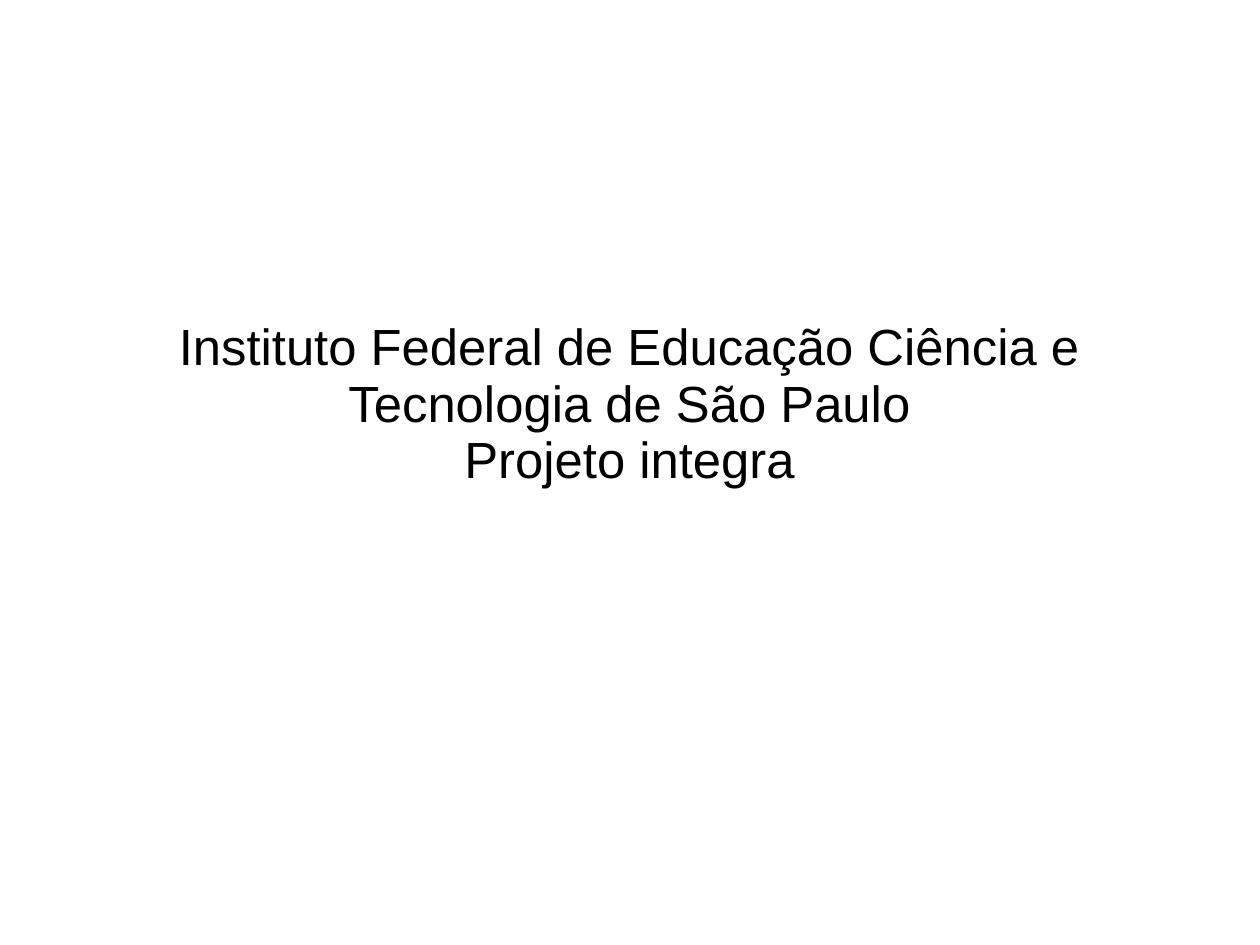
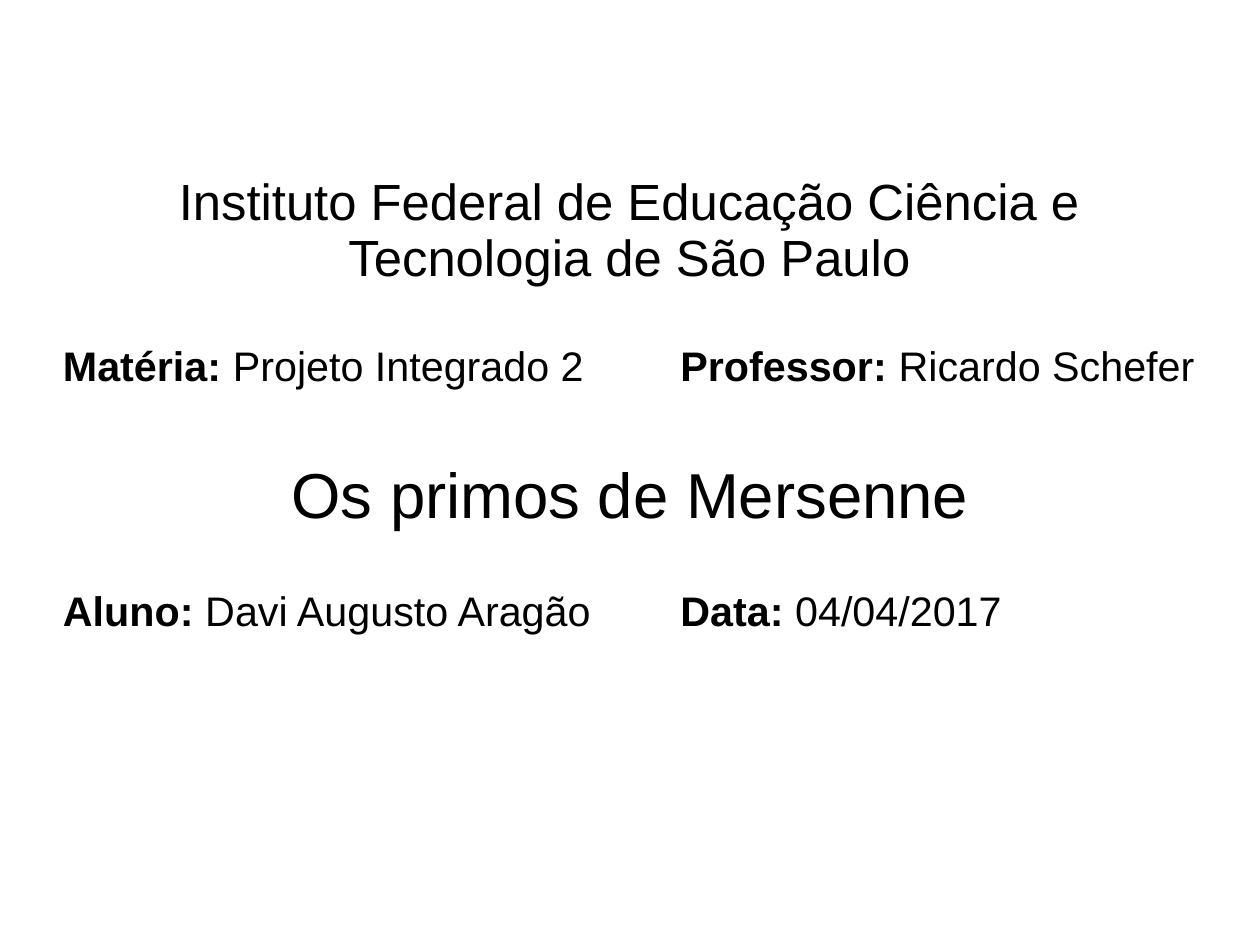
Before and after one commit to DaviAragao/clusterPrime, a slide deck: slide 1 of apresentacao.ppt. Drawn at 1260x945 pixels with LibreOffice and Linux fonts; fonts in the diff are those of the drawing. Boxes give left, top, right and bottom in pixels: in the first picture for what was removed or moved away, otherwise in the second. Text is boxed around its words. In the diff, an @@ line names an element or a change of style, - is before the commit and + after.

```diff
--- a/apresentacao.ppt
+++ b/apresentacao.ppt
@@ text at <box>63,350,1194,634</box>: text changed; size 32 to 26 pt @@
-Projeto integra
+Matéria: Projeto Integrado 2 Professor: Ricardo Schefer
+Os primos de Mersenne
+Aluno: Davi Augusto Aragão Data: 04/04/2017
```
Also in this commit, not shown: 2 other slides changed, 3 slides added, 1 slide removed.
